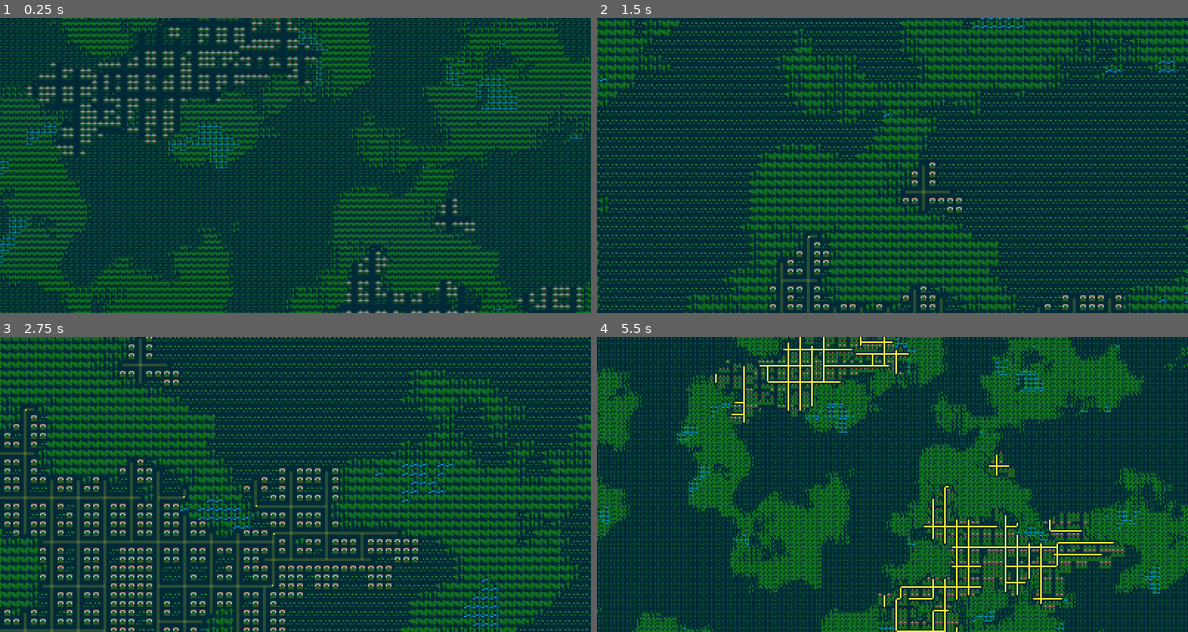
Above: before the commit, frames 1-4 (two rows, left to right).
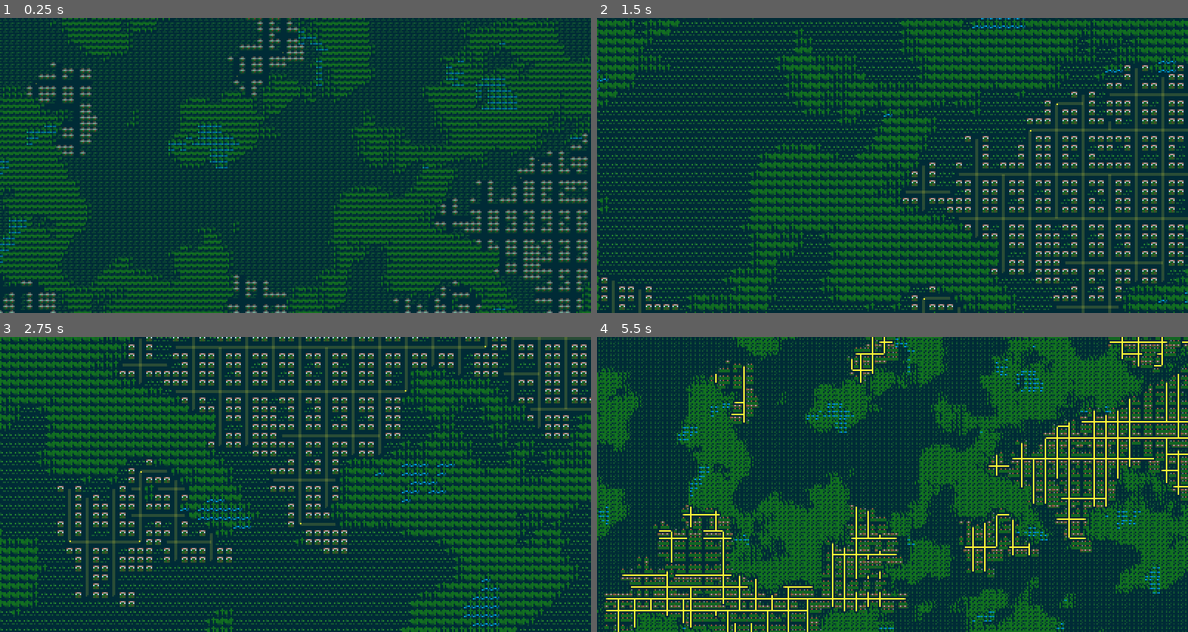
Above: after the commit, the same moments.

Repository: AliveGh0st/overmapchunkdemo
Game: Godot game, scene res://Scenes/overmap_system.tscn
Two runs of this game, one before a commit and one after it. Both use one fixed random seed, a clock stepped at 60 frames per second and the inputs below.
Inputs (mouse positions are in pixels of both pictures, inside the frame that each line leads up to):
- Up to frame 1 (0.25 s): no input
- Up to frame 2 (1.5 s): tap Enter at 0.5 s; move the mouse to (1022, 150) at 0.52 s; hold Right (ui_right) 0.53-1.28 s; hold Z 0.53-1.28 s; click (1022, 150) at 0.67 s; move the mouse to (774, 180) at 1.27 s; hold Down (ui_down) from 1.28 s (still down); tap Tab at 1.35 s
- Up to frame 3 (2.75 s): move the mouse to (354, 419) at 2.02 s; release Down (ui_down) at 2.03 s; hold Right (ui_right) from 2.03 s (still down); tap I at 2.1 s
- Up to frame 4 (5.5 s): move the mouse to (862, 543) at 2.77 s; release Right (ui_right) at 2.78 s; hold Up (ui_up) 2.78-3.53 s; tap Z at 2.85 s; click (862, 543) at 2.92 s; move the mouse to (1069, 528) at 3.52 s; hold Left (ui_left) 3.53-5.03 s; tap Tab at 3.6 s; move the mouse to (715, 440) at 4.27 s; tap I at 4.35 s; move the mouse to (922, 484) at 5.02 s; hold Down (ui_down) from 5.03 s (still down); hold Z from 5.03 s (still down); click (922, 484) at 5.17 s

The runs differ from the first frame. In frame 1, 7.0% of the frame differs, in the area x 0-100%, y 0-100%; in frame 2, 11%; in frame 3, 20%; in frame 4, 17%.

Commit message:
perf: 优化河流生成逻辑，边界检查和双步随机游走

Diff:
--- a/Scripts/overmap_renderer.gd
+++ b/Scripts/overmap_renderer.gd
@@ -636,10 +636,7 @@
 				new_rivers_buffer.append(Vector2i(randi_range(10, Config.RenderConfig.CHUNK_SIZE - 11), 0))
 			if not has_west_neighbor and _one_in(river_placement_chance_divider):
 				new_rivers_buffer.append(Vector2i(0, randi_range(10, Config.RenderConfig.CHUNK_SIZE - 11)))
-			if not new_rivers_buffer.is_empty():
-				river_starts_local.append(_random_entry(new_rivers_buffer))
-			else:
-				break # 避免无限循环
+			river_starts_local.append(_random_entry(new_rivers_buffer))
 
 	# 如果缺少南/东邻居，补充河流终点
 	if not has_south_neighbor or not has_east_neighbor:
@@ -649,10 +646,7 @@
 				new_rivers_buffer.append(Vector2i(randi_range(10, Config.RenderConfig.CHUNK_SIZE - 11), Config.RenderConfig.CHUNK_SIZE - 1))
 			if not has_east_neighbor and _one_in(river_placement_chance_divider):
 				new_rivers_buffer.append(Vector2i(Config.RenderConfig.CHUNK_SIZE - 1, randi_range(10, Config.RenderConfig.CHUNK_SIZE - 11)))
-			if not new_rivers_buffer.is_empty():
-				river_ends_local.append(_random_entry(new_rivers_buffer))
-			else:
-				break # 避免无限循环
+			river_ends_local.append(_random_entry(new_rivers_buffer))
 
 	# === 实际绘制河流路径 ===
 	if river_starts_local.size() > river_ends_local.size() and not river_ends_local.is_empty():
@@ -676,9 +670,18 @@
 				var start_pos = _random_entry(river_starts_copy)
 				_draw_single_river_path(p_chunk_coord, start_pos, end_pos)
 	elif not river_ends_local.is_empty():
-		# 起点和终点数量相等，随机配对
-		river_ends_local.shuffle()
-		for i in range(min(river_starts_local.size(), river_ends_local.size())):
+		# 如果数量不等，在地图中心添加随机起点
+		if river_starts_local.size() != river_ends_local.size():
+			var quarter_size = Config.RenderConfig.CHUNK_SIZE / 4.0
+			var three_quarters_size = (Config.RenderConfig.CHUNK_SIZE * 3) / 4.0
+			var center_start = Vector2i(
+				randi_range(quarter_size, three_quarters_size),
+				randi_range(quarter_size, three_quarters_size)
+			)
+			river_starts_local.append(center_start)
+
+		# 按索引配对绘制河流
+		for i in range(river_starts_local.size()):
 			var start_pos = river_starts_local[i]
 			var end_pos = river_ends_local[i]
 			_draw_single_river_path(p_chunk_coord, start_pos, end_pos)
@@ -686,21 +689,20 @@
 func _draw_single_river_path(p_chunk_coord: Vector2i, pa_local: Vector2i, pb_local: Vector2i):
 	"""
 	在两点之间绘制单条河流路径
-	使用随机游走算法，逐步向目标移动并应用笔刷效果
-	完全匹配C++版本的place_river函数逻辑
+	完全匹配C++版本的place_river函数双步逻辑和复杂边界检查
 	"""
 	var river_chance = int(max(1.0, 1.0 / Config.RiverConfig.DENSITY_PARAM))
 	var river_scale = int(max(1.0, Config.RiverConfig.DENSITY_PARAM))
 
 	var p2_local = pa_local # 当前位置（区块内坐标）
 
-	# 主要的河流绘制循环
-	while p2_local != pb_local:
+	# 主要的河流绘制循环 - 匹配C++的do-while逻辑
+	while true:
 		# 第一步：随机游走
 		p2_local.x += randi_range(-1, 1)
 		p2_local.y += randi_range(-1, 1)
 
-		# 确保坐标在区块边界内
+		# 第一次边界处理（标准边界检查）
 		if p2_local.x < 0:
 			p2_local.x = 0
 		if p2_local.x > Config.RenderConfig.CHUNK_SIZE - 1:
@@ -710,13 +712,12 @@
 		if p2_local.y > Config.RenderConfig.CHUNK_SIZE - 1:
 			p2_local.y = Config.RenderConfig.CHUNK_SIZE - 1
 
-		# 应用河流笔刷（第一次）
+		# 第一次应用河流笔刷
 		for i in range(-1 * river_scale, 1 * river_scale + 1):
 			for j in range(-1 * river_scale, 1 * river_scale + 1):
 				var brush_point_local = p2_local + Vector2i(j, i)
-				if brush_point_local.y >= 0 and brush_point_local.y < Config.RenderConfig.CHUNK_SIZE and brush_point_local.x >= 0 and brush_point_local.x < Config.RenderConfig.CHUNK_SIZE:
+				if _is_inbounds_local(brush_point_local):
 					var world_coord = _local_to_world(brush_point_local, p_chunk_coord)
-					# 避免在湖泊位置放置河流，按概率放置
 					if not _is_lake_at(world_coord) and _one_in(river_chance):
 						terrain_data[world_coord] = Config.TerrainConfig.TYPE_RIVER
 
@@ -738,6 +739,42 @@
 			randi_range(0, int(Config.RenderConfig.CHUNK_SIZE * 0.2) - 1) > abs(p2_local.x - pb_local.x))):
 			p2_local.y -= 1
 
+		# 第三步：再次随机游走（C++版本的第二次随机移动）
+		p2_local.x += randi_range(-1, 1)
+		p2_local.y += randi_range(-1, 1)
+
+		# 第二次边界处理（C++版本的特殊边界逻辑）
+		if p2_local.x < 0:
+			p2_local.x = 0
+		if p2_local.x > Config.RenderConfig.CHUNK_SIZE - 1:
+			p2_local.x = Config.RenderConfig.CHUNK_SIZE - 2  # 匹配C++版本的特殊处理
+		if p2_local.y < 0:
+			p2_local.y = 0
+		if p2_local.y > Config.RenderConfig.CHUNK_SIZE - 1:
+			p2_local.y = Config.RenderConfig.CHUNK_SIZE - 1
+
+		# 第二次应用河流笔刷（复杂的边界检查）
+		for i in range(-1 * river_scale, 1 * river_scale + 1):
+			for j in range(-1 * river_scale, 1 * river_scale + 1):
+				var brush_point_local = p2_local + Vector2i(j, i)
+				var world_coord = _local_to_world(brush_point_local, p_chunk_coord)
+
+				# 匹配C++版本的复杂边界检查逻辑
+				if (_is_inbounds_local(brush_point_local, 1) or
+					# 特殊情况：如果靠近目标位置，即使在边界也允许
+					(abs(pb_local.y - brush_point_local.y) < 4 and abs(pb_local.x - brush_point_local.x) < 4)):
+
+					# 如果超出区块边界，跳过
+					if not _is_inbounds_local(brush_point_local):
+						continue
+
+					if not _is_lake_at(world_coord) and _one_in(river_chance):
+						terrain_data[world_coord] = Config.TerrainConfig.TYPE_RIVER
+
+		# 检查是否到达目标 - 匹配C++的do-while逻辑
+		if pb_local == p2_local:
+			break
+
 # ============================================================================
 # 河流生成辅助函数
 # ============================================================================
@@ -753,7 +790,12 @@
 	return Vector2i(world_start_x + local_pos.x, world_start_y + local_pos.y)
 
 func _is_inbounds_local(local_pos: Vector2i, border: int = 0) -> bool:
-	"""检查区块内坐标是否在边界范围内"""
+	"""
+	检查区块内坐标是否在边界范围内
+	border参数用于指定边界偏移，匹配C++版本的inbounds(p, 1)逻辑
+	当border=0时进行标准边界检查
+	当border=1时检查是否在距离边界至少1格的范围内
+	"""
 	return (local_pos.x >= border and local_pos.x < Config.RenderConfig.CHUNK_SIZE - border and \
 			local_pos.y >= border and local_pos.y < Config.RenderConfig.CHUNK_SIZE - border)
 
